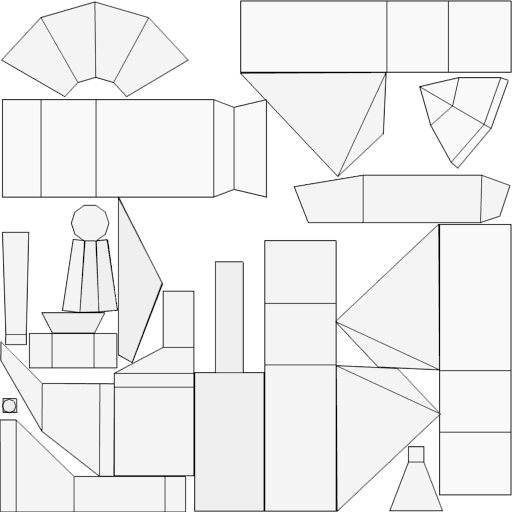
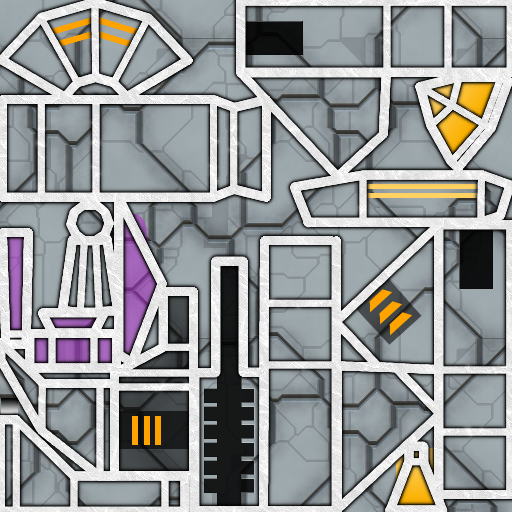
Layered file, before and after one edit (512x512). Changes by layer:
removed layer "andgant.png #3" over [1, 98, 511, 224]
removed layer "andgant.png #2" over [239, 0, 512, 178]
removed layer "andgant.png #5" over [389, 446, 444, 512]
removed layer "andgant.png #4" over [1, 76, 509, 414]
removed layer "andgant.png" over [0, 1, 442, 512]
hid "andgant.png #1", painted on it over [0, 0, 512, 512]
added layer "perimetro #1" above "perimetro" over [2, 0, 512, 512]
added layer "perimetro" above "perimetro #5" over [0, 0, 512, 512]
added layer "perimetro #5" above "perimetro #4" over [0, 0, 512, 512]
added layer "perimetro #4" above "perimetro #3" over [0, 0, 512, 512]
added layer "perimetro #3" above "perimetro #2" over [0, 0, 512, 512]
added layer "perimetro #2" above "perimetro copia #3" over [0, 0, 512, 512]
added layer "perimetro copia #3" above "perimetro copia #2" over [0, 0, 512, 512]
added layer "perimetro copia #2" above "perimetro copia #1" over [0, 0, 512, 512]
added layer "perimetro copia #1" above "perimetro copia" over [0, 0, 512, 512]
added layer "perimetro copia" above "ombra" over [0, 0, 512, 512]
added layer "ombra" (26%) above "sfuma" over [204, 21, 493, 508]
added layer "rig" (86%) above "luci #1" over [204, 263, 254, 512]
added layer "luci" above "scuro #1" over [45, 16, 507, 510]
added layer "scuro #1" (63%) above "scuro #2" over [113, 411, 192, 449]
added layer "scuro #2" (91%) above "scuro" over [241, 21, 493, 289]
added layer "scuro" (55%) above "col" over [113, 276, 422, 476]
added layer "col" (50%) above "Livello incollato copia" over [0, 214, 159, 366]
added layer "Livello incollato copia" over [0, 0, 512, 512]
…and 2 more changes (2 added)
